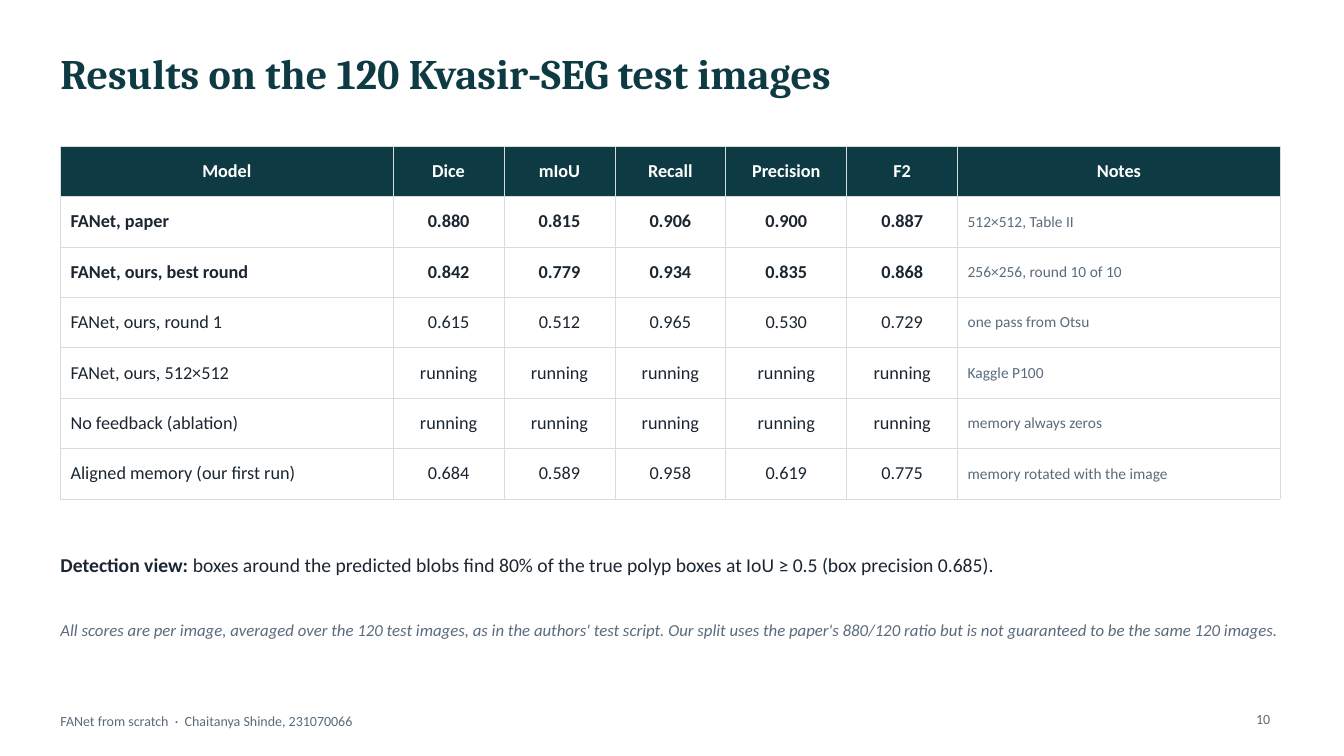
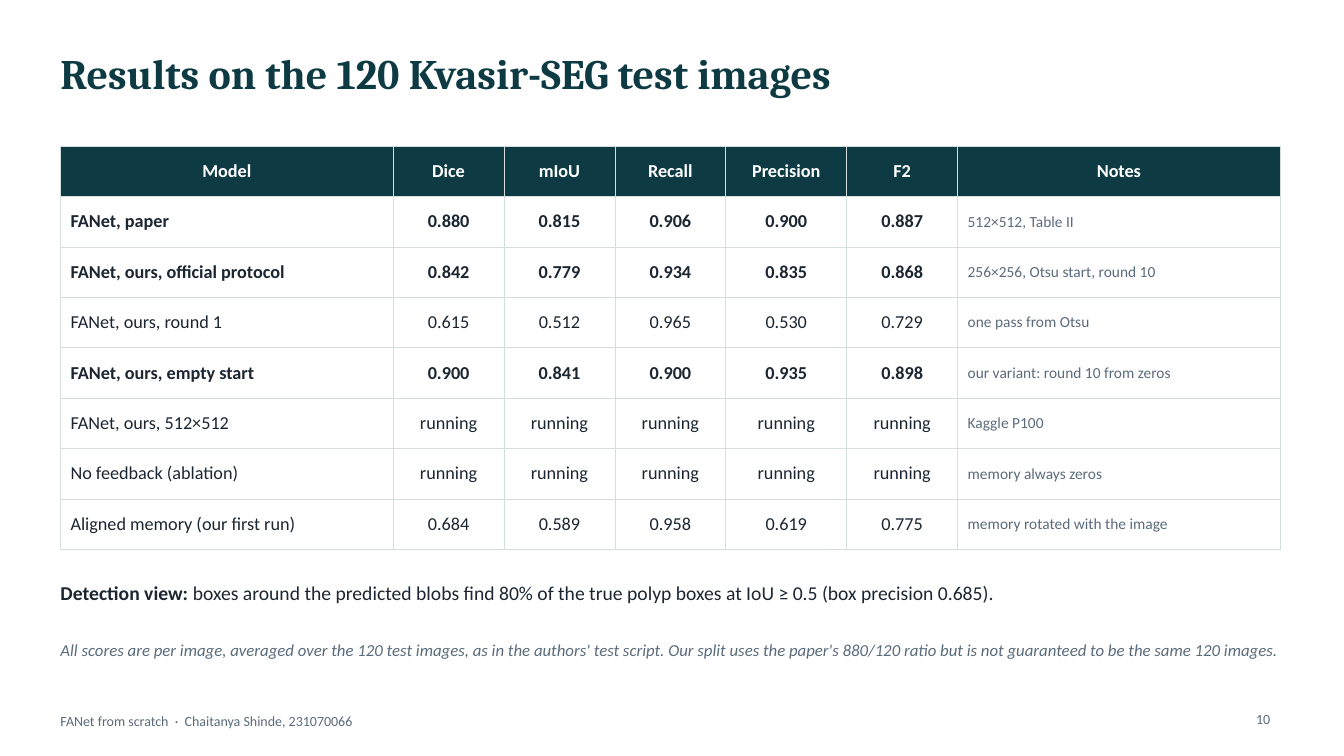
Before and after one commit to Chaitanya-666/DLproject, a slide deck: slide 10 of presentation/FANet_ChaitanyaShinde_231070066.pptx. Drawn at 1344x756 pixels with LibreOffice and Linux fonts; fonts in the diff are those of the drawing. Boxes give left, top, right and bottom in pixels: in the first picture for what was removed or moved away, otherwise in the second. Text is boxed around its words. In the diff, an @@ line names an element or a change of style, - is before the commit and + after.

Commit message:
Deck: empty-start row, Dice-per-round chart (Otsu vs empty vs paper), corrected finding text, conclusion numbers

```diff
--- a/presentation/FANet_ChaitanyaShinde_231070066.pptx
+++ b/presentation/FANet_ChaitanyaShinde_231070066.pptx
@@ table at box(60, 146, 1280, 537) @@
-row 3, column 1: FANet, ours, best round
+row 3, column 1: FANet, ours, official protocol
-row 3, column 7: 256×256, round 10 of 10
+row 3, column 7: 256×256, Otsu start, round 10
+row 5: FANet, ours, empty start | 0.900 | 0.841 | 0.900 | 0.935 | 0.898 | our variant: round 10 from zeros
@@ text "Detection view: boxes around the ...": place and size @@
-text "Detection view: boxes around the ..." at box(60, 558, 994, 575)
+text "Detection view: boxes around the ..." at box(60, 586, 994, 603)
@@ text "All scores are per image, ...": place and size @@
-text "All scores are per image, ..." at box(60, 624, 1277, 639)
+text "All scores are per image, ..." at box(60, 644, 1277, 659)
```
Also in this commit, not shown: 4 other slides changed, 1 other file.
